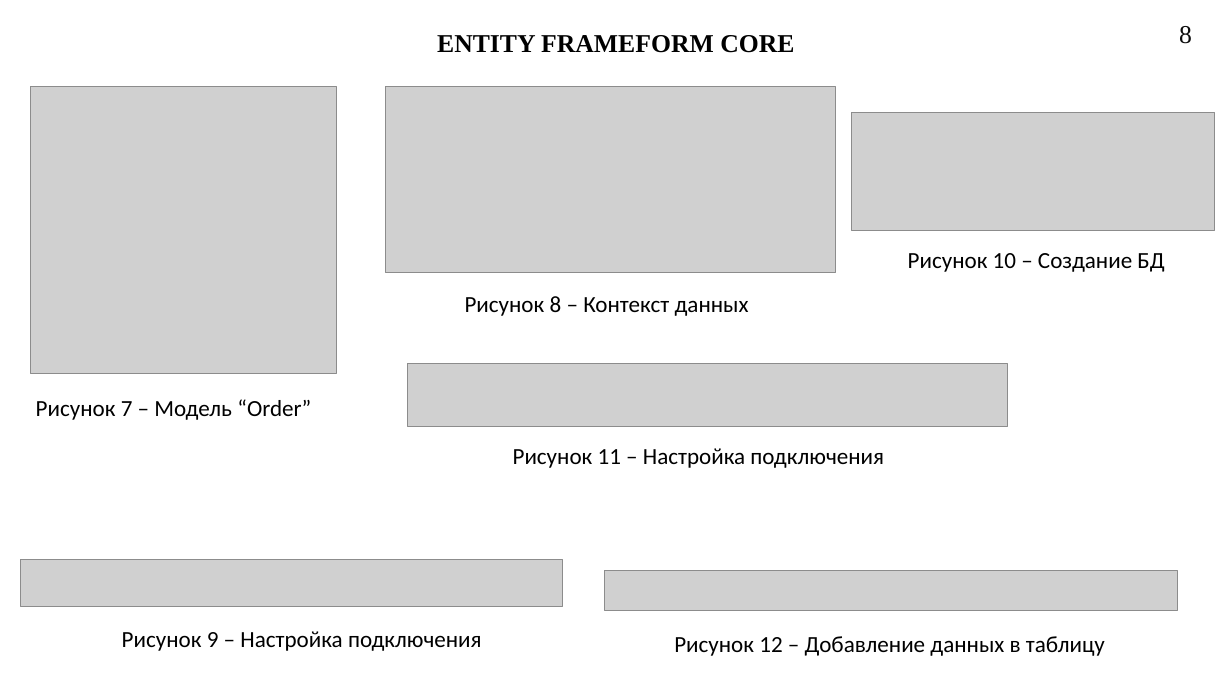
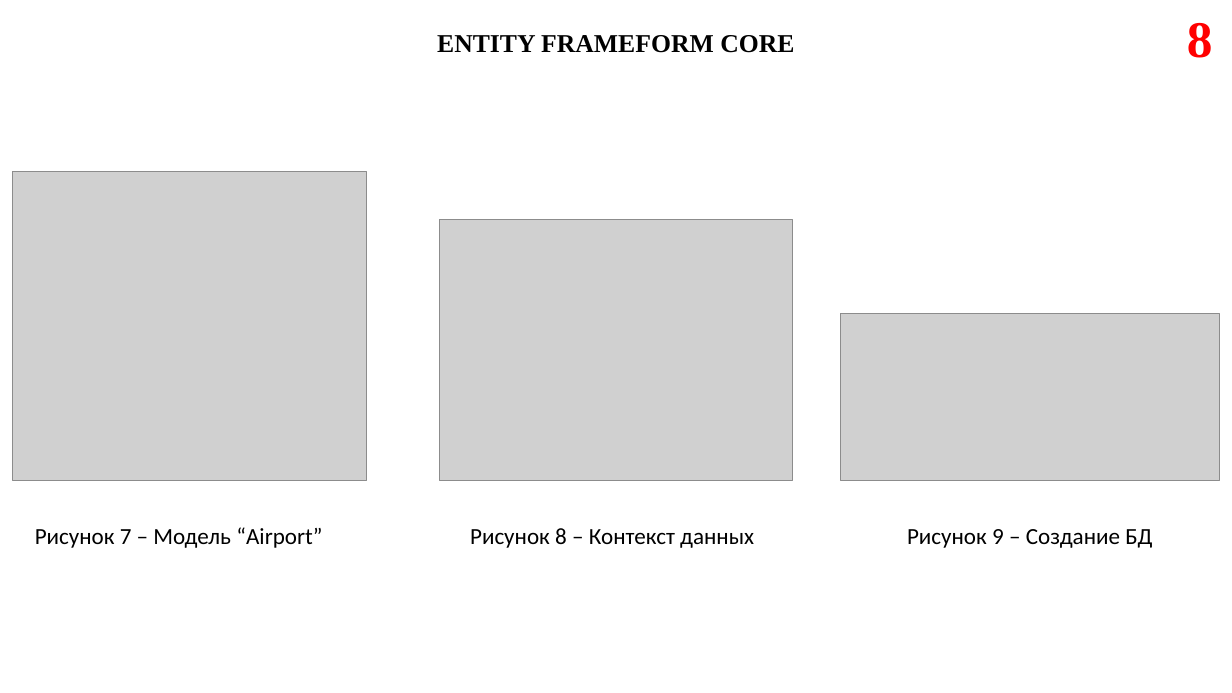
Before and after one commit to Skullester/AirportManager, a slide deck: slide 8 of Презентация.pptx. Drawn at 1232x693 pixels with LibreOffice and Linux fonts; fonts in the diff are those of the drawing; grey boxes stand for pictures. Boxes give left, top, right and bottom in pixels: in the first picture for what was removed or moved away, otherwise in the second. Text is boxed around its words. In the diff, an @@ line names an element or a change of style, - is before the commit and + after.

```diff
--- a/Презентация.pptx
+++ b/Презентация.pptx
@@ page number: place and size @@
-page number at <box>1179,26,1192,44</box>
+page number at <box>1187,23,1213,58</box>
@@ page number at <box>1187,23,1213,58</box>: size 20 to 40 pt, text colour #0D0D0D to #FF0000, bold on @@
@@ picture removed at <box>30,87,336,373</box> @@
@@ picture removed at <box>385,87,836,273</box> @@
@@ picture removed at <box>852,112,1215,230</box> @@
@@ picture added at <box>13,172,367,481</box> @@
@@ picture added at <box>439,220,793,481</box> @@
@@ picture added at <box>841,314,1220,481</box> @@
@@ picture removed at <box>408,364,1008,427</box> @@
@@ text removed at <box>513,448,884,468</box> @@
-Рисунок 11 – Настройка подключения
@@ text at <box>35,527,322,548</box>: text changed @@
-Рисунок 7 – Модель “Order”
+Рисунок 7 – Модель “Airport”
@@ text "Рисунок 8 – Контекст данных": place and size @@
-text "Рисунок 8 – Контекст данных" at <box>465,296,749,316</box>
+text "Рисунок 8 – Контекст данных" at <box>470,528,754,548</box>
@@ text at <box>907,529,1152,548</box>: text changed @@
-Рисунок 10 – Создание БД
+Рисунок 9 – Создание БД
@@ picture removed at <box>20,560,563,607</box> @@
@@ picture removed at <box>604,571,1177,611</box> @@
@@ text removed at <box>122,631,482,651</box> @@
-Рисунок 9 – Настройка подключения
@@ text removed at <box>674,636,1105,656</box> @@
-Рисунок 12 – Добавление данных в таблицу
```
Also in this commit, not shown: 7 other slides changed, 8 slides added, 8 slides removed.
